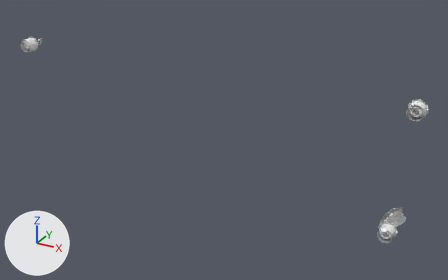
An edit to the OBJ model DarkChaos-Dev/gameitems/Primitive.LM_L_LPR3_Parts.obj, drawn before and after from the same camera.
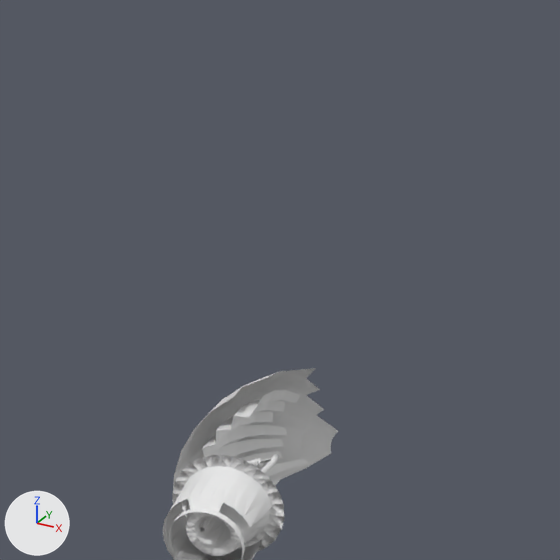
Each version is shown whole from a 50 mm camera at (297.0, -698.0, 870.0) aimed at (-24.0, -116.0, 579.0), then close up on the part from 78% to 99% of the width and 52% to 86% of the height. The axes (+X, +Y, +Z) are drawn at lower left. The lights are the same throughout. Where no turn or scale is listed for an object, it has been applied to the vertices. Vertices at the same position are counted once.

In view in the first close-up: 'LM_L_LPR3_Parts'.
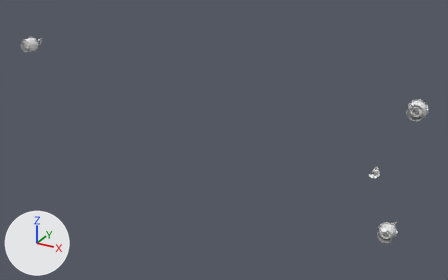
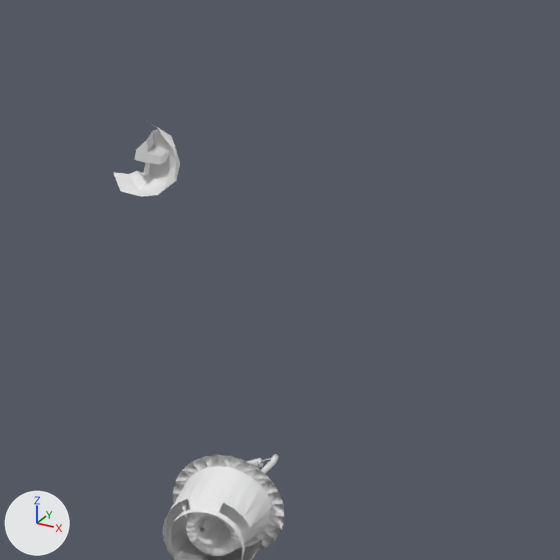
Changed parts and their boxes [x1, y1, x2, y2] in the close-ups (560 x 560 px):
'LM_L_LPR3_Parts', reshaped
    before: [163, 368, 338, 560]
    after: [114, 120, 284, 560]
part 1 of me_lm_l_lpr3_parts, added
    after: [114, 120, 180, 197]
part 2 of me_lm_l_lpr3_parts, deleted
    before: [202, 390, 308, 485]
part 3 of me_lm_l_lpr3_parts, deleted
    before: [172, 368, 338, 504]

The edits, one by one:
me_lm_l_lpr3_parts is used by ob_lm_l_lpr3_parts; location (0.0, 0.0, 0.0).
me_lm_l_lpr3_parts had 1743 vertices, 2752 faces and spanned x -287.0..206.0, y -163.0..-80.0, z 494.0..679.0.
me_lm_l_lpr3_parts now has 1608 vertices, 2565 faces and spans x -287.0..206.0, y -163.0..-92.0, z 526.0..679.0.
me_lm_l_lpr3_parts part 1: a new loose piece of 37 vertices spanning x 144.0..156.0, y -98.0..-92.0, z 564.0..578.0.
me_lm_l_lpr3_parts part 2: the loose piece of 97 vertices spanning x 167.0..183.0, y -107.0..-84.0, z 497.0..532.0 is deleted.
me_lm_l_lpr3_parts part 3: the loose piece of 75 vertices spanning x 164.0..187.0, y -107.0..-80.0, z 494.0..536.0 is deleted.
